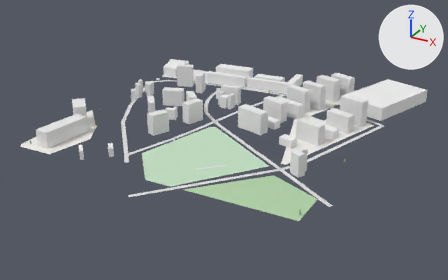
One commit to the glTF model white-model-six-districts/chunks/132_99_high.glb: the scene before it, then after it.
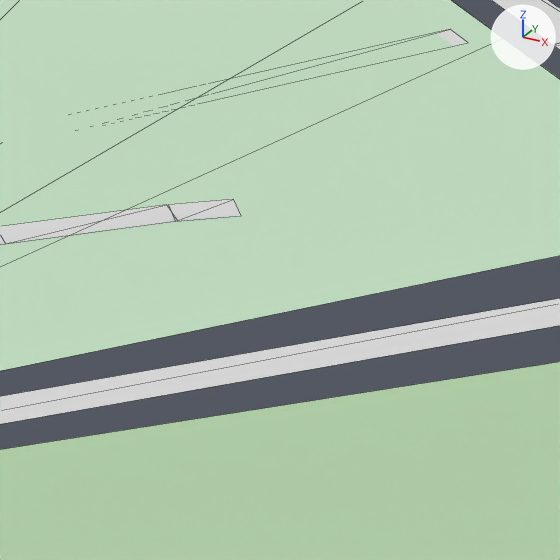
Old and new are each drawn whole from a 50 mm lens placed at (6750.0, 343.0, 412.0), pointed at (6263.0, 1229.0, -31.0) and again close up on the part from 46% to 57% of the width and 53% to 70% of the height. Lighting does not change. The marker at upper right points along +X, +Y and +Z. The first two pictures are the older version. The close-ups show mesh edges as thin lines. Vertices at exactly the same position are counted once.

Before the edit, the objects in view are built like this:
```python
me_mesh_0 = bpy.data.meshes.new('Mesh_0')
me_mesh_0.from_pydata(...)  # 798 vertices, 736 faces; spans x 5982.0..6546.0, y 946.0..1559.0, z -9.0..38.0
me_mesh_0.materials.append(mat_material_0)
ob_mesh_0 = bpy.data.objects.new('Mesh_0', me_mesh_0)
ob_mesh_0.location = (0.0, 0.0, 0.0)
```
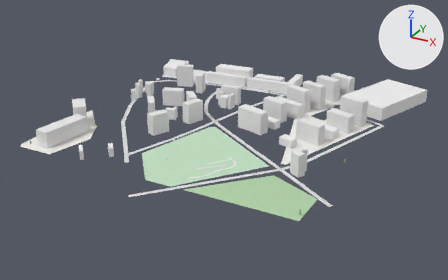
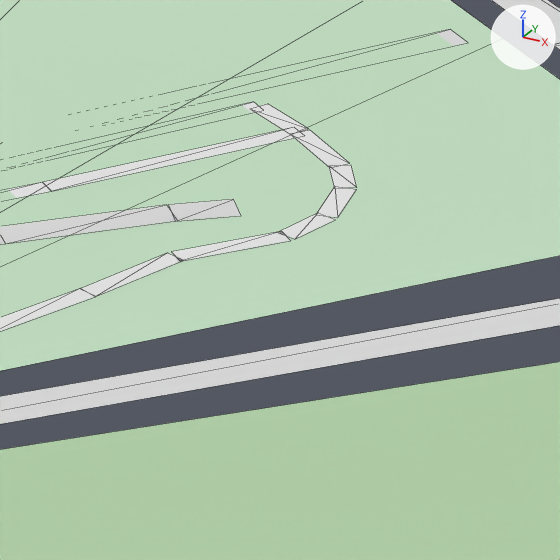
Pixel boxes (x1, y1, x2, y2) of what changed, in the close-ups (560 x 560 px):
```json
{"part": 1, "of": "me_mesh_0", "change": "added", "after": [0, 102, 357, 331]}
```

Scene script edits in JSON lines:
```json
{"block": "me_mesh_0", "where": "# used by ob_mesh_0; location = (0.0, 0.0, 0.0)"}
{"op": "remove", "block": "me_mesh_0", "code": "me_mesh_0.from_pydata(...)  # 798 vertices, 736 faces; spans x 5982.0..6546.0, y 946.0..1559.0, z -9.0..38.0"}
{"op": "add", "block": "me_mesh_0", "code": "me_mesh_0.from_pydata(...)  # 970 vertices, 828 faces; spans x 5982.0..6546.0, y 946.0..1559.0, z -9.0..38.0"}
{"block": "me_mesh_0", "change": "me_mesh_0 part 1"}
{"block": "me_mesh_0", "change": "164 vertices are added at x 6226.0..6351.0, y 1019.0..1218.0, z -8.0"}
{"block": "me_mesh_0", "change": "82 new faces join them"}
{"block": "me_mesh_0", "change": "other edits to the shape of me_mesh_0 do not show in these pictures"}
```
